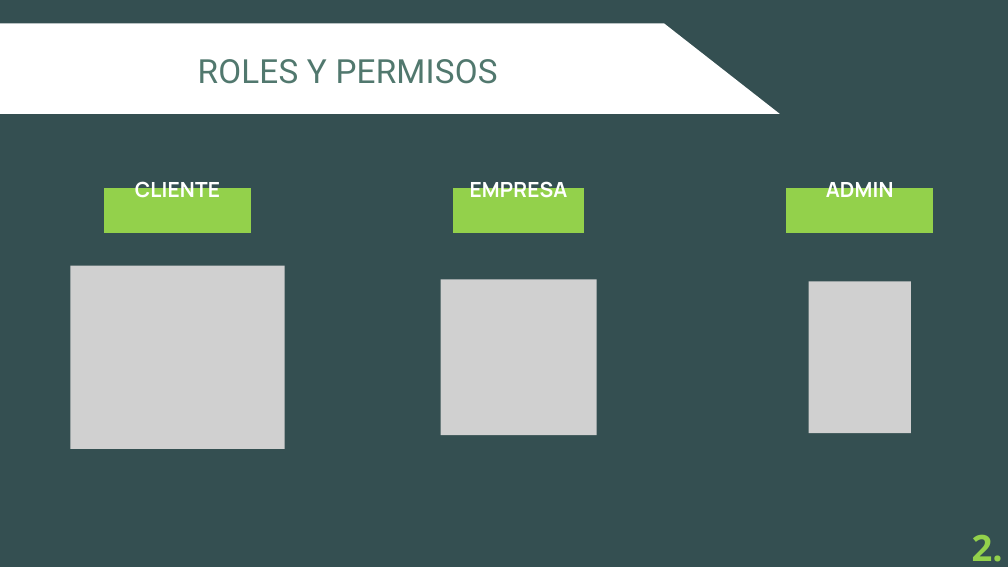
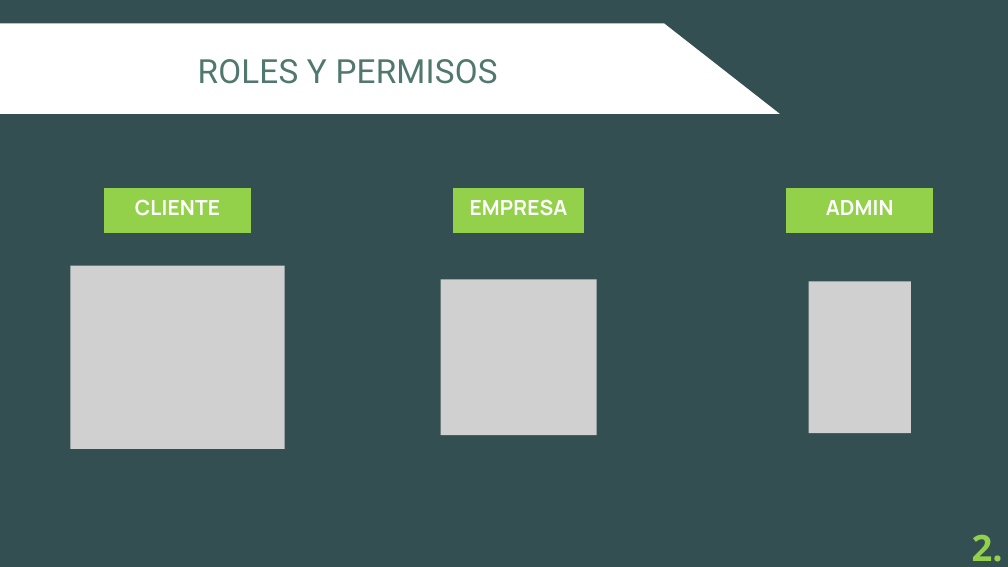
Before and after one commit to egilp04/TFG_Cuidados, a slide deck: slide 4 of documentacion_extra/presentacion/cuidaDos.pptx. Drawn at 1008x567 pixels with LibreOffice and Linux fonts; fonts in the diff are those of the drawing; grey boxes stand for pictures. Boxes give left, top, right and bottom in pixels: in the first picture for what was removed or moved away, otherwise in the second. Text is boxed around its words. In the diff, an @@ line names an element or a change of style, - is before the commit and + after.

```diff
--- a/documentacion_extra/presentacion/cuidaDos.pptx
+++ b/documentacion_extra/presentacion/cuidaDos.pptx
@@ text "CLIENTE" rewrapped from [135, 177, 220, 198] to [135, 199, 220, 216] @@
@@ text "EMPRESA" rewrapped from [470, 177, 568, 198] to [470, 199, 568, 216] @@
@@ text "ADMIN" rewrapped from [826, 177, 894, 197] to [826, 200, 894, 215] @@
```
Also in this commit, not shown: 3 other slides changed.
